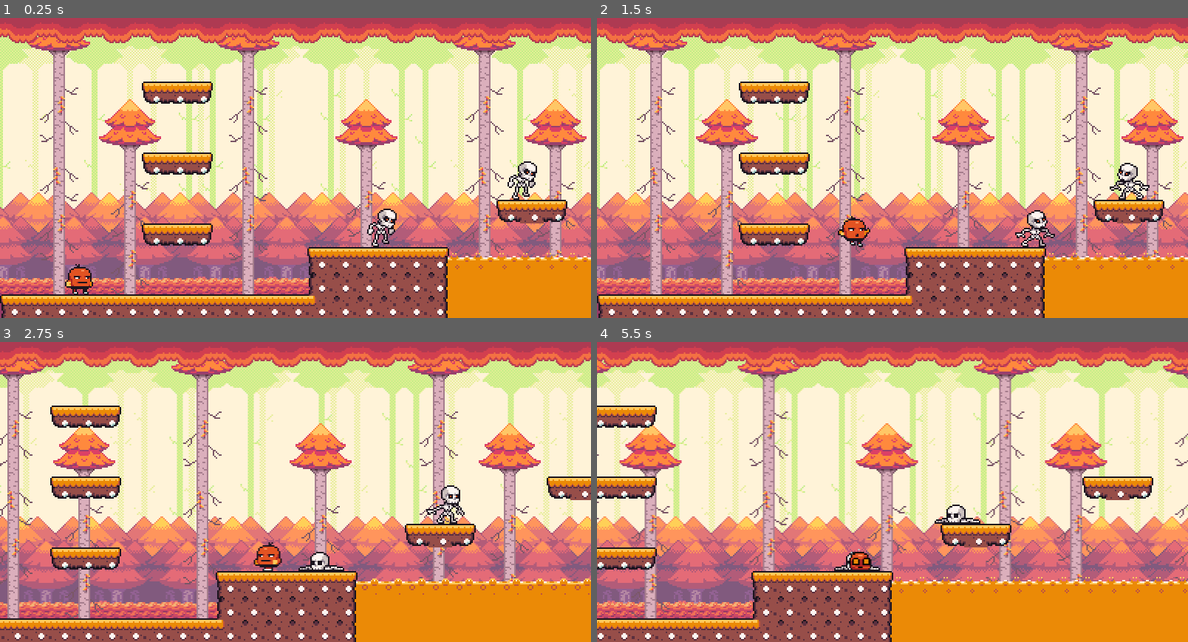
Above: before the commit, frames 1-4 (two rows, left to right).
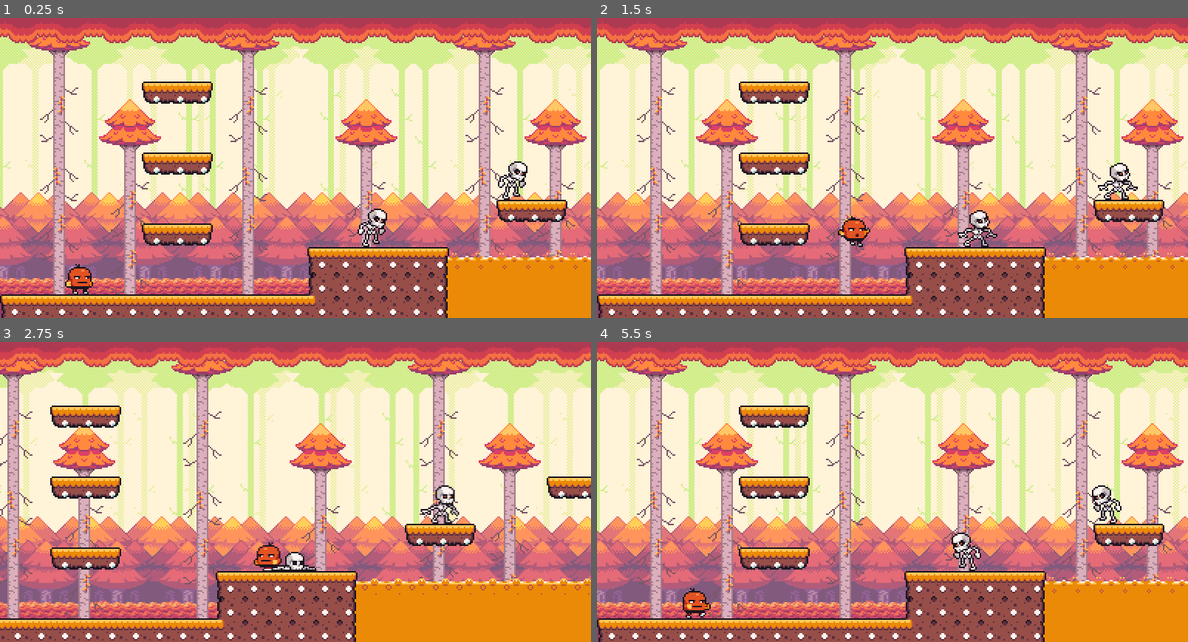
Above: after the commit, the same moments.

Repository: Rafael-Tunes-Mathiensen/2D-Plataform-Godot-Game
Game: Godot game, scene res://scene/forest.tscn
Same seed, same stepped clock (60 frames per second), same inputs: the game is played once before the commit and once after it.
Inputs:
- Up to frame 1 (0.25 s): no input
- Up to frame 2 (1.5 s): hold S (duck) 0.53-1.28 s; hold D (right) from 0.53 s (still down); tap Space (jump) at 0.77 s; tap S (duck) at 1.35 s
- Up to frame 3 (2.75 s): tap Space (jump) at 1.52 s; release D (right) at 2.03 s; hold A (left) from 2.03 s (still down); hold S (duck) from 2.03 s (still down)
- Up to frame 4 (5.5 s): release A (left) at 2.78 s; release S (duck) at 2.78 s; hold D (right) 2.78-4.28 s; tap S (duck) at 2.85, 4.35 s; tap Space (jump) at 3.02, 3.77, 4.52 s; hold S (duck) 3.53-4.28 s; hold A (left) 4.28-5.03 s; hold D (right) from 5.03 s (still down); hold S (duck) from 5.03 s (still down)

The runs differ from the first frame. In frame 1, 1.0% of the frame differs, in the area x 60-92%, y 47-77%; in frame 2, 1.3%; in frame 3, 1.1%; in frame 4, 60%, in the area x 0-100%, y 1-100%.

Commit message:
fix: melhorias e correções

Diff:
--- a/plataforma-2d/entities/skeleton.tscn
+++ b/plataforma-2d/entities/skeleton.tscn
@@ -166,10 +166,9 @@
 shape = SubResource("CapsuleShape2D_yag7t")
 
 [node name="AnimatedSprite2D" type="AnimatedSprite2D" parent="." unique_id=2077565641]
+position = Vector2(0, 0.1)
 sprite_frames = SubResource("SpriteFrames_4qj8h")
-animation = &"Attack"
-frame = 4
-frame_progress = 1.0
+animation = &"Walk"
 
 [node name="Hitbox" type="Area2D" parent="." unique_id=576751033 groups=["Enemies"]]
 collision_layer = 4
--- a/plataforma-2d/scene/forest.tscn
+++ b/plataforma-2d/scene/forest.tscn
@@ -16,13 +16,16 @@
 [sub_resource type="RectangleShape2D" id="RectangleShape2D_gwku7"]
 size = Vector2(20, 192)
 
+[sub_resource type="RectangleShape2D" id="RectangleShape2D_64es3"]
+size = Vector2(13, 234)
+
 [node name="Forest" type="Node2D" unique_id=1661658724]
 metadata/_edit_vertical_guides_ = [552.0]
 
 [node name="TileMaps" type="Node" parent="." unique_id=456526806]
 
 [node name="Terrain" type="TileMapLayer" parent="TileMaps" unique_id=736912601]
-tile_map_data = PackedByteArray("AAAAAAwAAQABAAMAAAABAAwAAQA …(1640 unchanged characters)… SAAsAAQAFAAUAAAAVAAgAAQAJAAMAAAAWAAgAAQAEAAEAAAAXAAgAAQANAAMAAAAbAAYAAQAJAAMAAAAcAAYAAQAEAAEAAAAdAAYAAQANAAMAAAAgAAoAAQABAAMAAAAhAAo …(79 unchanged characters)…
+tile_map_data = PackedByteArray("AAAAAAwAAQABAAMAAAABAAwAAQA …(1640 unchanged characters)… SAAsAAQAFAAUAAAAVAAgAAQAJAAMAAAAWAAgAAQAKAAMAAAAXAAgAAQANAAMAAAAbAAYAAQAJAAMAAAAcAAYAAQAKAAMAAAAdAAYAAQANAAMAAAAgAAoAAQABAAMAAAAhAAo …(79 unchanged characters)…
 tile_set = ExtResource("2_2xpkg")
 
 [node name="Lava" type="TileMapLayer" parent="TileMaps" unique_id=1363654328 groups=["LethalArea"]]
@@ -102,7 +105,7 @@
 region_rect = Rect2(0, 0, 576, 208)
 
 [node name="Camera" parent="." unique_id=986347926 instance=ExtResource("9_jo4av")]
-position = Vector2(71, 130)
+position = Vector2(54, 183)
 limit_top = 0
 limit_right = 550
 
@@ -120,4 +123,11 @@
 [node name="Skeleton2" parent="." unique_id=327619295 instance=ExtResource("11_gwku7")]
 position = Vector2(251, 144)
 
+[node name="Limit" type="StaticBody2D" parent="." unique_id=741418600]
+collision_mask = 7
+
+[node name="CollisionShape2D" type="CollisionShape2D" parent="Limit" unique_id=169333955]
+position = Vector2(-3.5, 107)
+shape = SubResource("RectangleShape2D_64es3")
+
 [editable path="LevelEnd"]
--- a/plataforma-2d/scene/game.tscn
+++ b/plataforma-2d/scene/game.tscn
@@ -32,7 +32,7 @@
 position = Vector2(47, 144)
 
 [node name="Camera" parent="." unique_id=986347926 instance=ExtResource("4_xwcet")]
-position = Vector2(68, 108)
+position = Vector2(47, 150)
 limit_left = -1
 limit_right = 670
 
--- a/plataforma-2d/scene/tropic.tscn
+++ b/plataforma-2d/scene/tropic.tscn
@@ -112,7 +112,7 @@
 position = Vector2(42, 160)
 
 [node name="Camera" parent="." unique_id=986347926 instance=ExtResource("9_34ia6")]
-position = Vector2(81, 123)
+position = Vector2(42, 165)
 limit_top = -10000001
 limit_right = 700
 limit_bottom = 207
--- a/plataforma-2d/scripts/player.gd
+++ b/plataforma-2d/scripts/player.gd
@@ -217,7 +217,7 @@
 		go_to_dead_state()
 
 func hit_enemy(area: Area2D):
-	if velocity.y > 0:
+	if velocity.y > 0 and status != PlayerState.dead:
 		# inimigo morre
 		area.get_parent().take_damage()
 		go_to_jump_state()
--- a/plataforma-2d/scripts/skeleton.gd
+++ b/plataforma-2d/scripts/skeleton.gd
@@ -15,7 +15,7 @@
 @onready var player_detector: RayCast2D = $RayCast2D
 @onready var bone_start_position: Node2D = $BoneStartPosition
 
-const SPEED = 30.0
+const SPEED = 15.0
 const JUMP_VELOCITY = -400.0
 
 var status: SkeletonState
@@ -58,7 +58,10 @@
 	velocity = Vector2.ZERO
 
 func walk_state(_delta):
-	velocity.x = SPEED * direction
+	if anim.frame == 3 or anim.frame == 4:
+		velocity.x = SPEED * direction
+	else:
+		velocity.x = 0
 
 	if wall_detector.is_colliding():
 		direction *= -1
